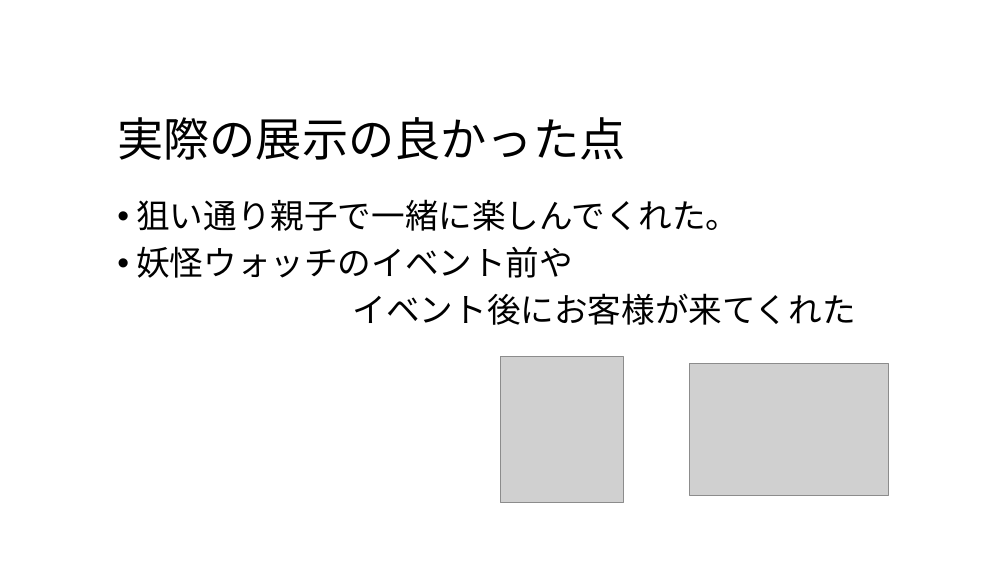
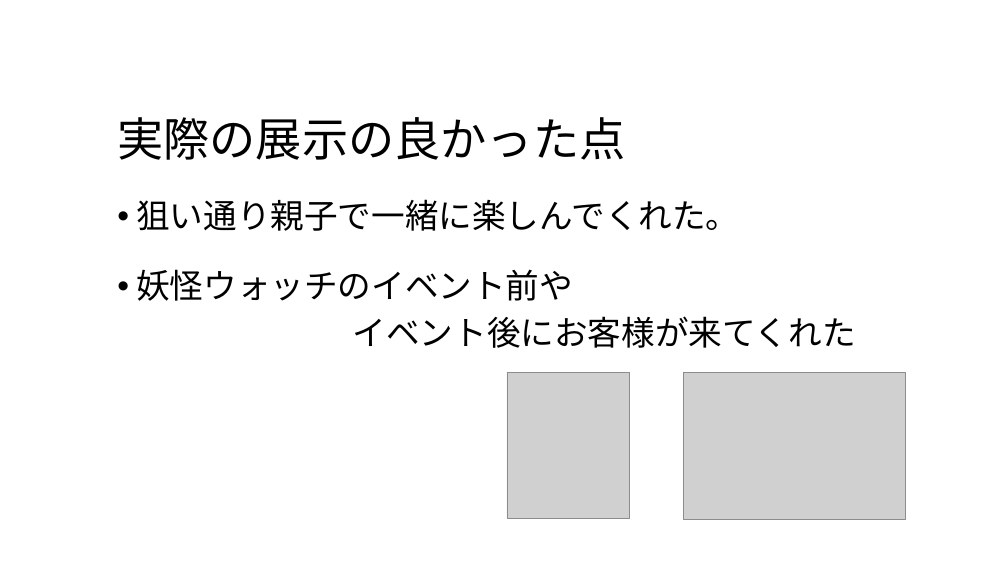
Before and after one commit to alto1412/Yokoari1207, a slide deck: slide 6 of よこありくんのプレゼンa.pptx. Drawn at 1008x567 pixels with LibreOffice and Linux fonts; fonts in the diff are those of the drawing; grey boxes stand for pictures; background and template pictures are left out. Boxes give left, top, right and bottom in pixels: in the first picture for what was removed or moved away, otherwise in the second. Text is boxed around its words. In the diff, an @@ line names an element or a change of style, - is before the commit and + after.

```diff
--- a/よこありくんのプレゼンa.pptx
+++ b/よこありくんのプレゼンa.pptx
@@ text "狙い通り親子で一緒に楽しんでくれた。" rewrapped from (136,199,856,325) to (136,199,856,348) @@
@@ picture: place and size @@
-picture at (501,356,623,502)
+picture at (507,372,630,518)
@@ picture: place and size @@
-picture at (690,364,889,495)
+picture at (684,372,906,520)
```
Also in this commit, not shown: 5 other slides changed, 1 other file.
